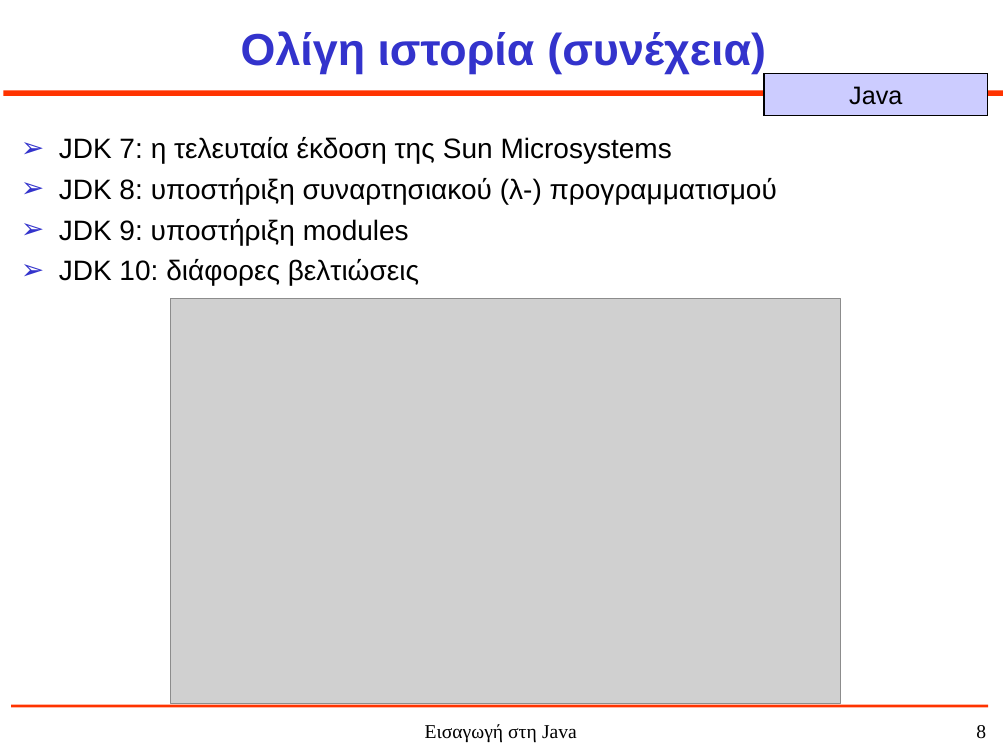
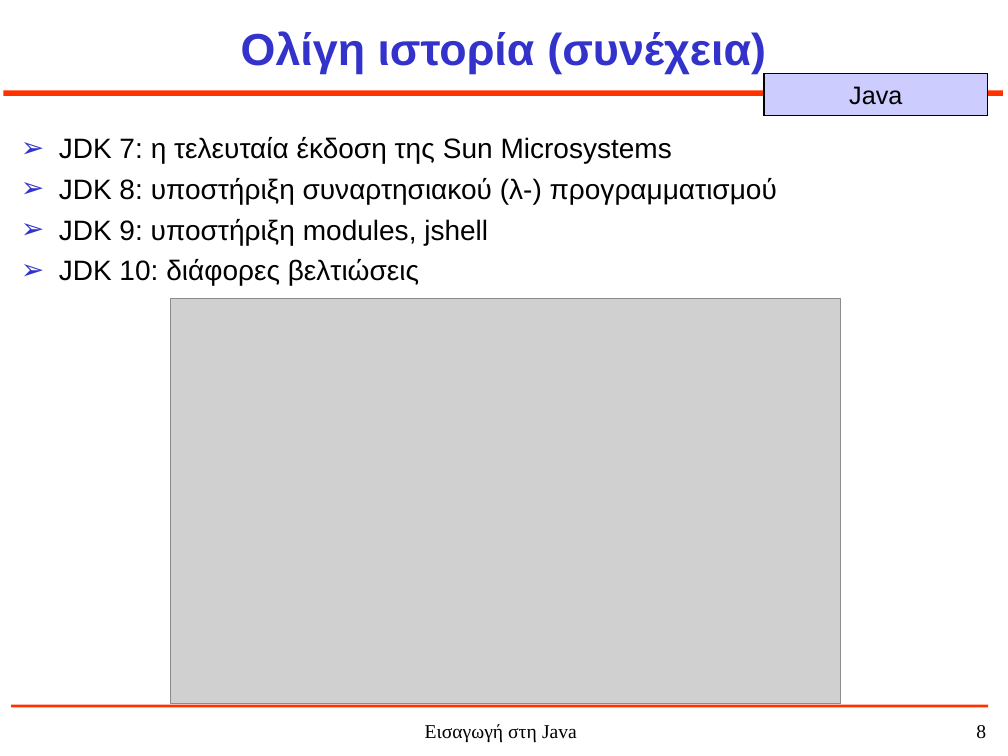
Before and after one commit to jkost/jkost.github.io, a slide deck: slide 8 of Java/slides/1-JavaHistory.ppt. Drawn at 1008x756 pixels with LibreOffice and Linux fonts; fonts in the diff are those of the drawing; grey boxes stand for pictures. Boxes give left, top, right and bottom in pixels: in the first picture for what was removed or moved away, otherwise in the second. Text is boxed around its words. In the diff, an @@ line names an element or a change of style, - is before the commit and + after.

```diff
--- a/Java/slides/1-JavaHistory.ppt
+++ b/Java/slides/1-JavaHistory.ppt
@@ text at box(59, 219, 488, 245): text changed @@
-➢ JDK 9: υποστήριξη modules
+➢ JDK 9: υποστήριξη modules, jshell
```
Also in this commit, not shown: 1 other slide changed, 16 other files.
